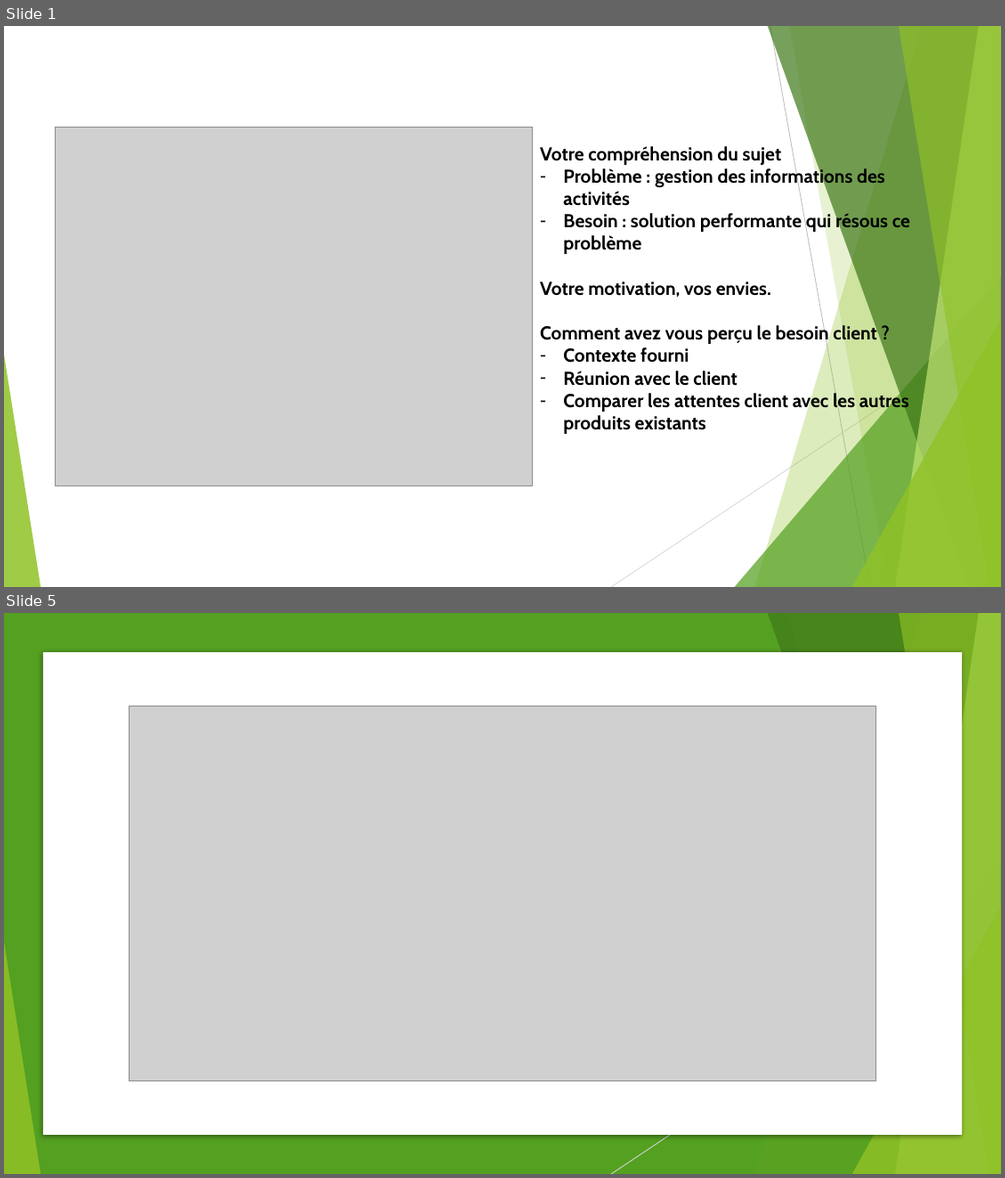
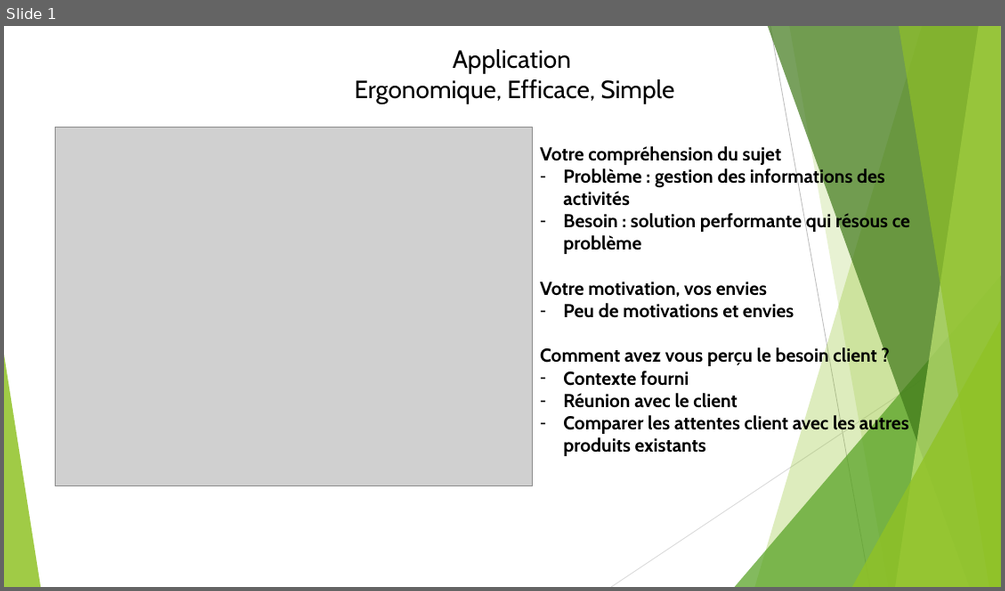
Before and after one commit to taconet1/Application-de-gestion, a slide deck: Présentation.pptx. Shown one above the other, each under a label of ours: slides 1 and 5 before the commit, slide 1 after it; the slides between them are not shown. The pictures are 1005x1178 and 1005x591 pixels, drawn with LibreOffice and Linux fonts; fonts in the diff are those of the drawing; grey boxes stand for pictures. Boxes give left, top, right and bottom in pixels: in the first picture for what was removed or moved away, otherwise in the second. Text is boxed around its words. In the diff, an @@ line names an element or a change of style, - is before the commit and + after.

```diff
--- a/Présentation.pptx
+++ b/Présentation.pptx
@@ slide 5 removed at [4,613,1001,1174], background #EBEBEB; not listed: 9 template elements that a slide beside it also shows @@
@@ rectangle removed at [4,613,1001,1174] @@
@@ rectangle removed at [43,653,962,1135] @@
@@ picture removed at [129,706,876,1081] @@
@@ group removed at [4,613,1001,1174]: 5 freeform shapes, 3 triangles, 1 line @@
@@ slide 1 changed as well @@
@@ text added at [355,49,674,103], 24 pt, text #000000 @@
+Application
+Ergonomique, Efficace, Simple
@@ text at [540,281,793,318]: text changed @@
-Votre motivation, vos envies.
+Votre motivation, vos envies
+– Peu de motivations et envies
```
Also in this commit, not shown: 1 slide added, 4 other slides removed.
